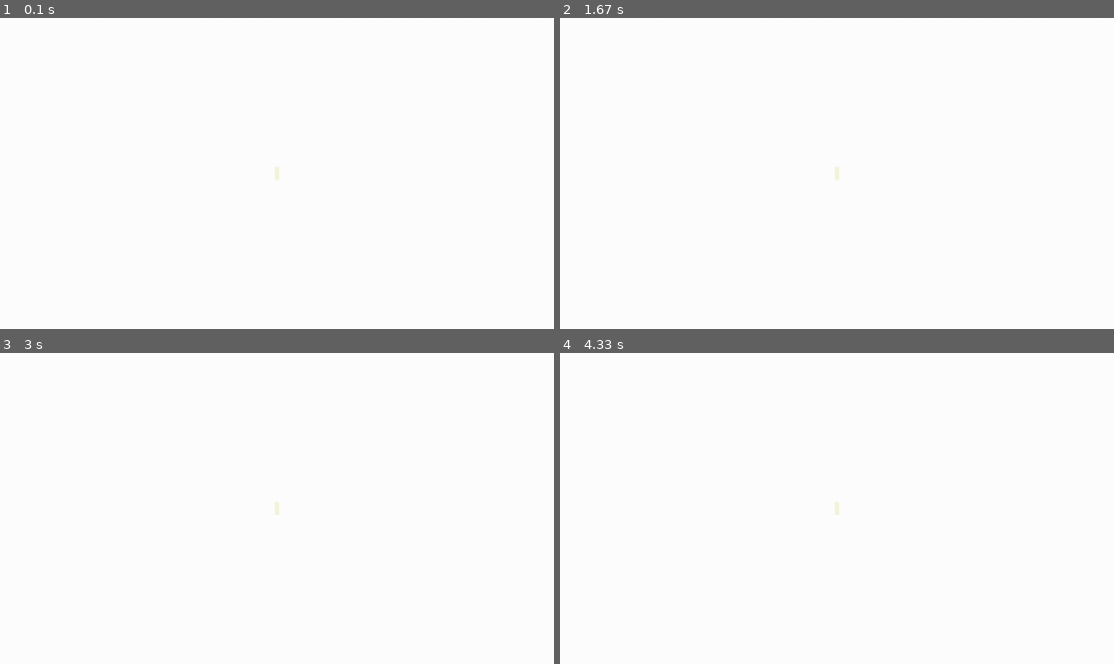
Above: before the commit, frames 1-4 (two rows, left to right).
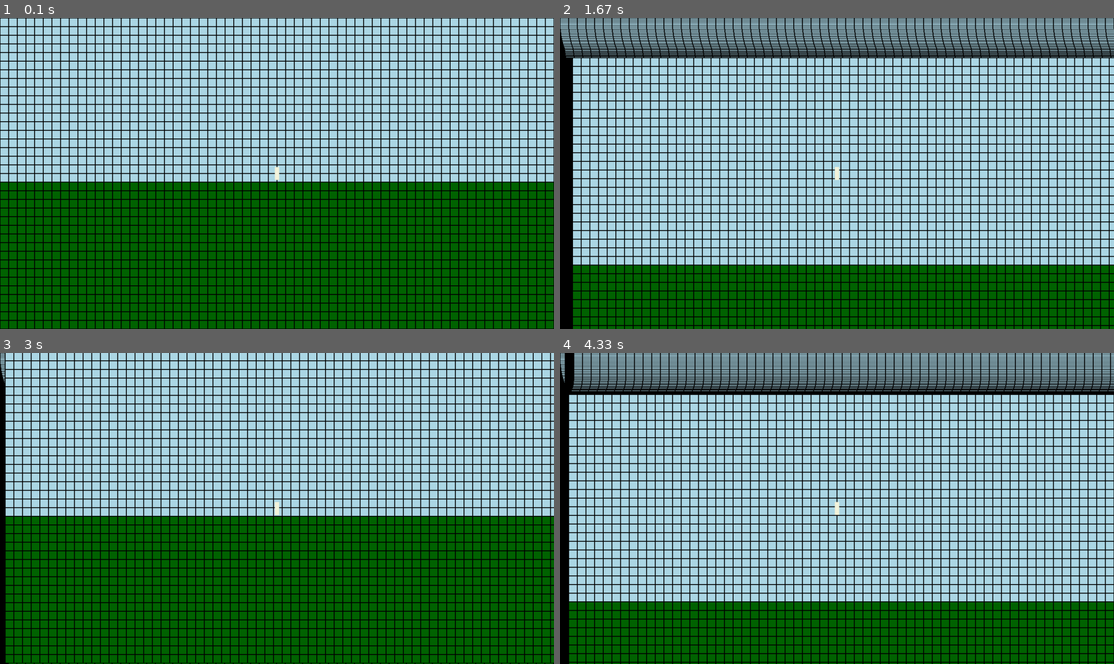
Above: after the commit, the same moments.

Repository: fuyther/pygame_project
Game: pygame game, started from main.py
Two runs of this game, one before a commit and one after it. Both use one fixed random seed, a clock stepped at 60 frames per second and the inputs below.
Inputs:
- Up to frame 1 (0.1 s): no input
- Up to frame 2 (1.67 s): hold Space 0.33-0.8 s; hold D 0.33-0.8 s; hold D 0.83-1.3 s; hold D from 1.33 s (still down)
- Up to frame 3 (3 s): release D at 1.8 s; hold A 1.83-2.37 s; hold A 2.4-2.8 s; hold D from 2.83 s (still down)
- Up to frame 4 (4.33 s): release D at 3.47 s; tap Space at 3.5 s; hold A 3.83-4.3 s

The runs differ from the first frame. In frame 1, 100% of the frame differs, in the area x 0-100%, y 0-100%; in frame 2, 100%; in frame 3, 100%; in frame 4, 100%.

Commit message:
world_rendering_inverted

Diff:
--- a/main.py
+++ b/main.py
@@ -1,5 +1,6 @@
 import pygame
 import numpy as np
+import math
 
 
 class World:
@@ -8,6 +9,12 @@
         self.table[5000:] = np.ones(5000, dtype=int)
         self.table = self.table.reshape(100, 100)
         self.lst_objects = []
+        self.border = self.table[int(50 - (360 + 15) / 20): int(50 + (360 - 15) / 20),
+                                 int(50 - 640 / 20): int(50 + 640 / 20)]
+
+    def update(self, x, y):
+        self.border = self.table[int(50 - (360 + 15) / 20 - y/20): int(50 + (360 - 15) / 20 - y/20),
+                                 int(x/20 + 50 - 640 / 20): int(x/20 + 50 + 640 / 20)]
 
     def append(self, obj):
         self.lst_objects.append(obj)
@@ -18,11 +25,9 @@
         self.x = x
         self.y = y
         self.v_v = 0
+        self.a_h = 0
+        self.a_v = 0
         self.v_h = 0
-
-    def fall(self):
-        self.y = self.v_v * (1 / 60) + (9.8 * (1 / 60) ** 2) / 2
-        self.v_v = self.v_v - 9.8 * 20 * (1 / 60)
 
 
 class Character(Object):
@@ -36,6 +41,16 @@
         self.status = "in_air"
 
 
+def ov_mod(n):
+    if n // 1 == n:
+        return int(n)
+    else:
+        if n < 0:
+            return int(n // 1) - 1
+        else:
+            return int(n // 1) + 1
+
+
 pygame.init()
 screen = pygame.display.set_mode((1280, 720))
 screen.fill((0, 0, 0))
@@ -46,20 +61,62 @@
 world1.append(main_char)
 running = True
 while running:
-    if pygame.event.wait().type == pygame.QUIT:
-        running = False
+    if world1.table[50-ov_mod(main_char.y / 20)][int(main_char.x / 20) + 50] == 1:
+        main_char.status = "on_ground"
+        main_char.a_v = 0
+        main_char.v_v = 0
+        main_char.hp -= main_char.v_v // 40
+        if main_char.hp < 0:
+            main_char.hp = 0
+    elif world1.table[50-ov_mod(main_char.y / 20)][int(main_char.x / 20) + 50] == 0:
+        main_char.status = "in_air"
+        main_char.a_v = 0 - 9.8 * 20
+    for event in pygame.event.get():
+        if event.type == pygame.QUIT:
+            running = False
+        if event.type == pygame.KEYDOWN:
+            if event.key == pygame.K_d:
+                main_char.a_h = 100
+            if event.key == pygame.K_a:
+                main_char.a_h = -100
+            if event.key == pygame.K_SPACE:
+                if main_char.status == "on_ground":
+                    main_char.v_v = 200
+        if event.type == pygame.KEYUP:
+            if event.key == pygame.K_d:
+                main_char.v_h = 0
+                main_char.a_h = 0
+            if event.key == pygame.K_a:
+                main_char.v_h = 0
+                main_char.a_h = 0
+    if main_char.a_h != 0 or main_char.v_h != 0:
+        if abs(main_char.v_h) >= 800:
+            pass
+        else:
+            main_char.v_h = main_char.v_h + main_char.a_h * clock.get_time()/1000
+        main_char.x = main_char.x + main_char.v_h * clock.get_time()/1000 +\
+            (main_char.a_h * ((clock.get_time()/1000) ** 2)) / 2
+        world1.update(main_char.x, main_char.y)
+    if main_char.a_v != 0 or main_char.v_v != 0:
+        if abs(main_char.v_v) >= 800:
+            pass
+        else:
+            main_char.v_v = main_char.v_v + main_char.a_v * clock.get_time() / 1000
+        main_char.y = main_char.y + main_char.v_v * clock.get_time() / 1000 + \
+            (main_char.a_v * ((clock.get_time() / 1000) ** 2)) / 2
+        world1.update(main_char.x, main_char.y)
     w, h = pygame.display.get_surface().get_size()
     ch_w = main_char.weight
     ch_h = main_char.height
-    if main_char.status == "in_air":
-        if world1.table[int(main_char.y) + 50, int(main_char.x) + 50] == 1:
-            main_char.status = "on_ground"
-            main_char.hp -= main_char.v_v // 40
-            if main_char.hp < 0:
-                main_char.hp = 0
-        else:
-            main_char.fall()
+    for index, row in enumerate(world1.border):
+        for jandex, block in enumerate(row):
+            if block == 1:
+                pygame.draw.rect(screen, pygame.Color("dark green"), (main_char.x // 1 + jandex * 20, (main_char.y // 1 + index * 20), 20, 20))
+            else:
+                pygame.draw.rect(screen, pygame.Color("light blue"), (main_char.x // 1 + jandex * 20, (main_char.y // 1 + index * 20), 20, 20))
+            pygame.draw.rect(screen, pygame.Color("black"), (main_char.x // 1 + jandex * 20, (main_char.y // 1 + index * 20), 20, 20), 1)
     pygame.draw.rect(screen, main_char.color, (w // 2 - ch_w // 2, h // 2 - ch_h // 2, ch_w, ch_h))
     pygame.display.flip()
+    print(clock.get_time(), main_char.y, main_char.x, main_char.v_v, main_char.v_h, main_char.a_v, main_char.status)
     clock.tick(60)
 pygame.quit()
